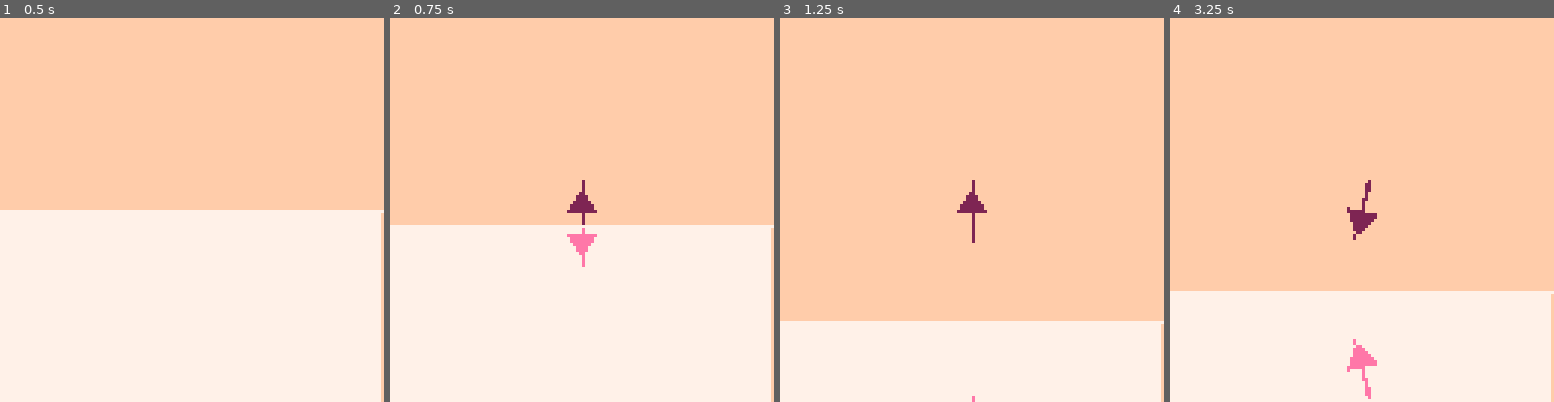
Above: before the commit, frames 1-4 (left to right).
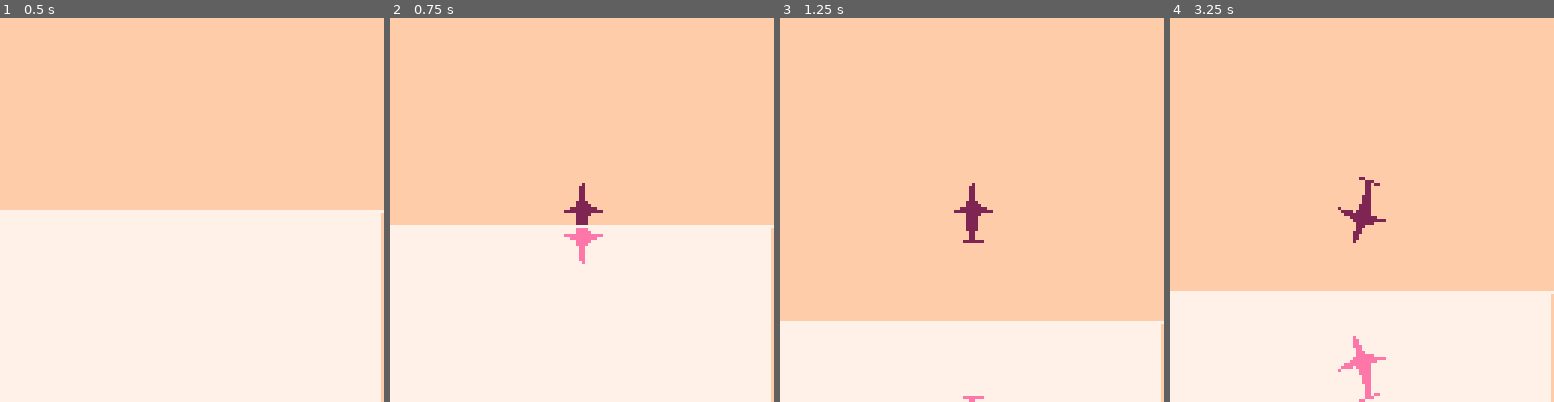
Above: after the commit, the same moments.

Repository: RobertCurry0216/pico-8
Game: PICO-8 cartridge games/picorausers/picorausers.p8
The game is run twice, just before and just after one commit, with the same random seed, the same clock (stepped at 60 frames per second) and the same inputs.
Inputs:
- Up to frame 1 (0.5 s): tap X (X key) at 0.33 s
- Up to frame 2 (0.75 s): tap O (Z key) at 0.7 s
- Up to frame 3 (1.25 s): tap X (X key) at 1.07 s
- Up to frame 4 (3.25 s): hold Right 1.6-2.1 s; tap O (Z key) every 0.4 s from 1.7 to 2.9 s; tap X (X key) at 1.85, 2.97 s; hold Up 2.15-2.42 s; hold Right 2.47-3.03 s; hold Left from 3.08 s (still down)

Frame 1 is identical in both runs. In frame 2, 0.3% of the frame differs, in the area x 45-56%, y 42-65%; in frame 3, 0.3%; in frame 4, 0.5%, in the area x 43-57%, y 41-100%.

Commit message:
drawing and speed updates

Diff:
--- a/games/picorausers/player/player.lua
+++ b/games/picorausers/player/player.lua
@@ -4,11 +4,13 @@
   self.pos = vector(x, y)
   self.heading = vector(0,-1)
   self.momentum = vector(0,0)
+  self.turning_speed = 0.02
   self.sm = statemachine:new(
     state_fall,
     state_thrust,
     state_water
   )
+  self.sm.p = self
 end
 
 function player:update()
--- a/games/picorausers/player/state_fall.lua
+++ b/games/picorausers/player/state_fall.lua
@@ -6,6 +6,11 @@
   p.momentum.y += 0.05
   p.momentum:limit(2)
   if inputs.up then
-    p.sm:goto_state("thrust")
+    p.sm:goto_state("thrust", p)
   end
 end
+
+
+function state_fall:on_enter(p)
+  p.turning_speed = 0.02
+end
--- a/games/picorausers/player/state_flying.lua
+++ b/games/picorausers/player/state_flying.lua
@@ -5,6 +5,6 @@
   self.super:update(p)
 
   if p.pos.y > water_line then
-    p.sm:goto_state("water")
+    p.sm:goto_state("water", p)
   end
 end
--- a/games/picorausers/player/state_rotate.lua
+++ b/games/picorausers/player/state_rotate.lua
@@ -3,7 +3,7 @@
 
 function state_rotate:update(p)
   if inputs.dx != 0 then
-    p.heading:rotate(0.02*inputs.dx)
+    p.heading:rotate(p.turning_speed*inputs.dx)
   end
   p.pos += p.momentum
   if p.pos.x < 0 then
@@ -23,15 +23,22 @@
   --body
   local head = p.pos + p.heading*10
   local tail = p.pos - p.heading*10
-  vline(head, tail, 2)
+  local mid = p.heading*2
+  mid:rotate(0.25)
+  --vline(head, tail, 2)
+  vtrifill(head, p.pos+mid, p.pos-mid, 2)
+  vtrifill(tail, p.pos+mid, p.pos-mid, 2)
 
   --wings
-  local tip = p.heading*5*sin(p.heading:angle())
+  local tip = p.heading*8*sin(p.heading:angle())
   tip:rotate(0.25)
-  vtrifill(p.pos - tip, p.pos + tip, p.pos + p.heading*8, 2)
+  vtrifill(p.pos - tip, p.pos + tip, p.pos + p.heading*4, 2)
 
   --tail
   local tail_tip = p.heading*6*cos(p.heading:angle())
   tail_tip:rotate(-0.25)
   vtrifill(tail, tail+tail_tip, tail+p.heading*5, 2)
+  local tail_cross = p.heading*3*sin(p.heading:angle())
+  tail_cross:rotate(0.25)
+  vline(tail+tail_cross, tail-tail_cross, 2)
 end
--- a/games/picorausers/player/state_thrust.lua
+++ b/games/picorausers/player/state_thrust.lua
@@ -3,10 +3,14 @@
 
 function state_thrust:update(p)
   self.super:update(p)
-  if not inputs.up then p.sm:goto_state("fall") end
+  if not inputs.up then p.sm:goto_state("fall", p) end
 
   p.momentum += p.heading*0.3
   p.momentum:limit(4)
   local pos = p.pos - p.heading*8
   particles:spawn("circle", pos.x, pos.y)
 end
+
+function state_thrust:on_enter(p)
+  p.turning_speed = 0.008
+end
--- a/games/picorausers/player/state_water.lua
+++ b/games/picorausers/player/state_water.lua
@@ -15,6 +15,6 @@
   p.momentum += p.heading*(0.3 + tonum(inputs.up)*0.2)
 
   if p.pos.y <= water_line then
-    p.sm:goto_state("thrust")
+    p.sm:goto_state("thrust", p)
   end
 end
